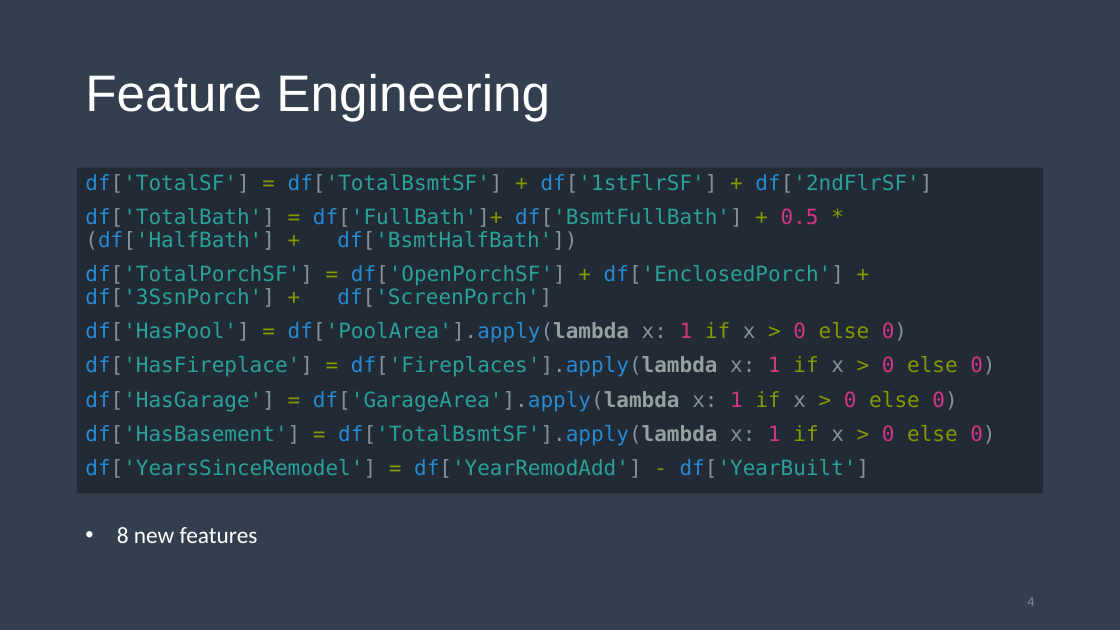
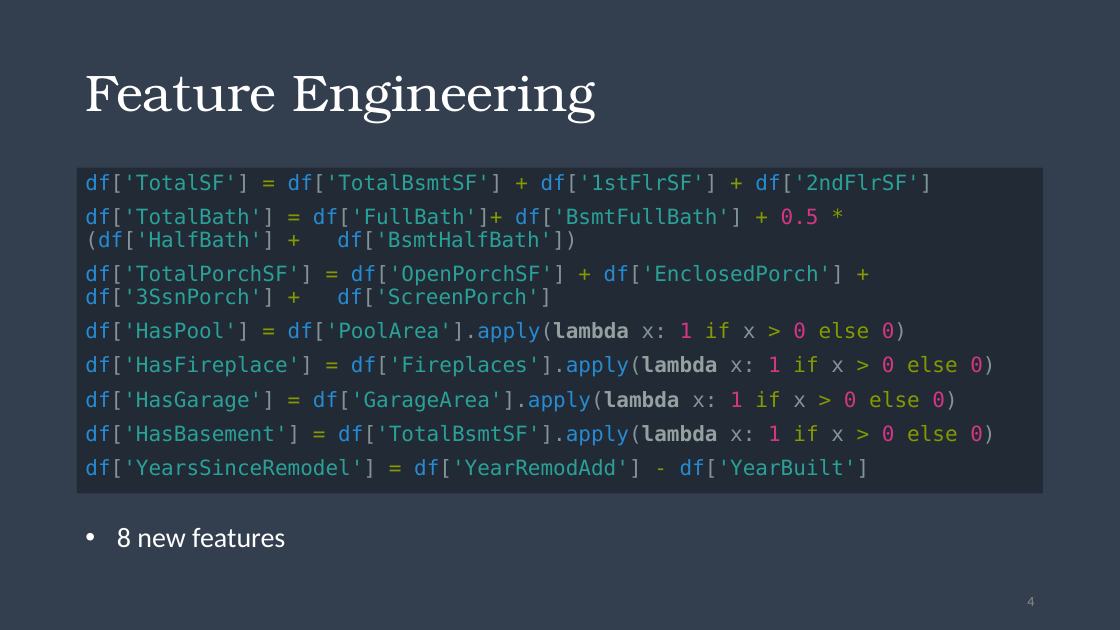
Before and after one commit to liamti5/Real-Estate-Price-Class-Estimation-UZH, a slide deck: slide 4 of Introduction to Machine Learning.pptx. Drawn at 1120x630 pixels with LibreOffice and Linux fonts; fonts in the diff are those of the drawing. Boxes give left, top, right and bottom in pixels: in the first picture for what was removed or moved away, otherwise in the second. Text is boxed around its words. In the diff, an @@ line names an element or a change of style, - is before the commit and + after.

```diff
--- a/Introduction to Machine Learning.pptx
+++ b/Introduction to Machine Learning.pptx
@@ title "Feature Engineering" at (85,75,594,123): font Arial to TeX Gyre Bonum @@
@@ text "8 new features" at (117,528,285,547): size 20 to 24 pt @@
```
Also in this commit, not shown: 8 other slides changed, 1 slide added, 2 other files.
